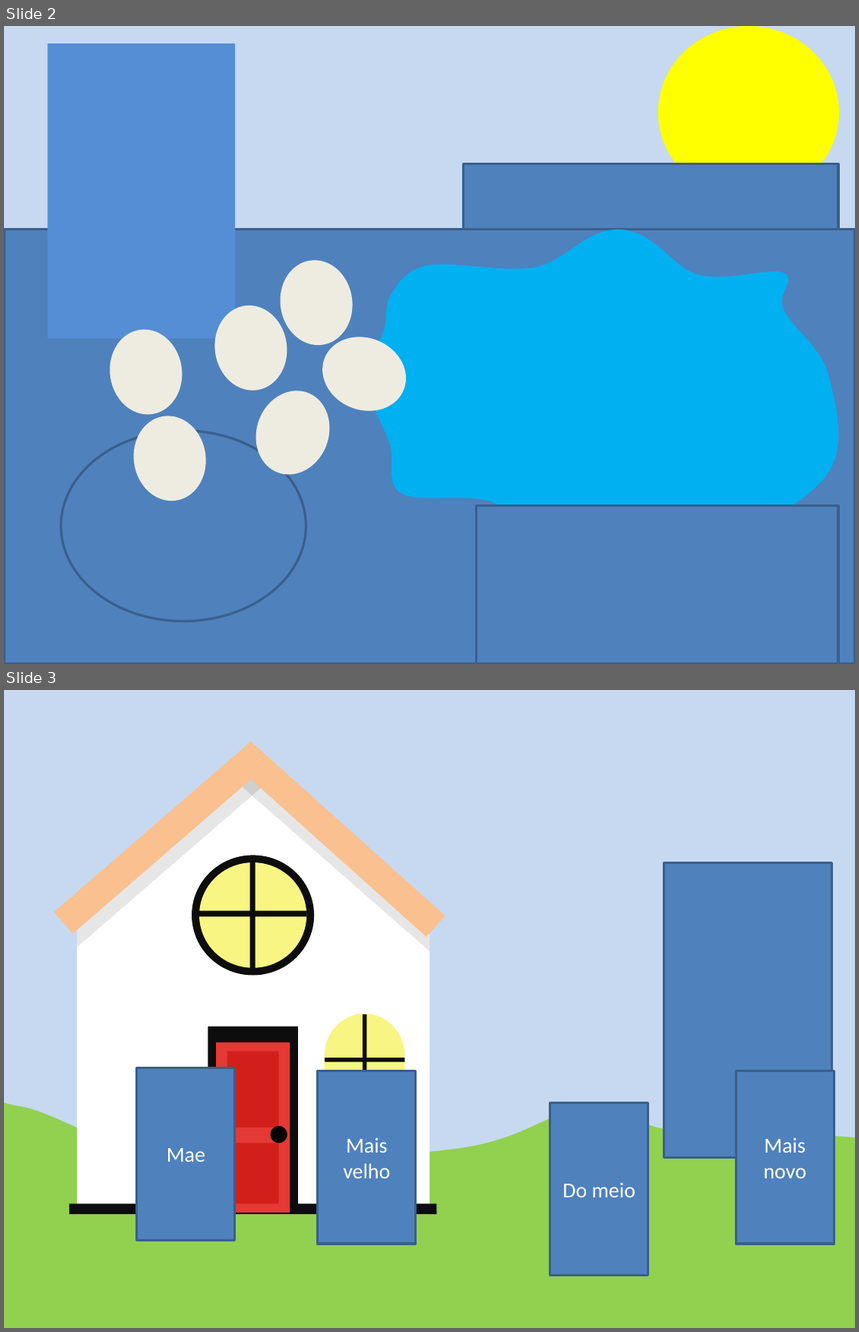
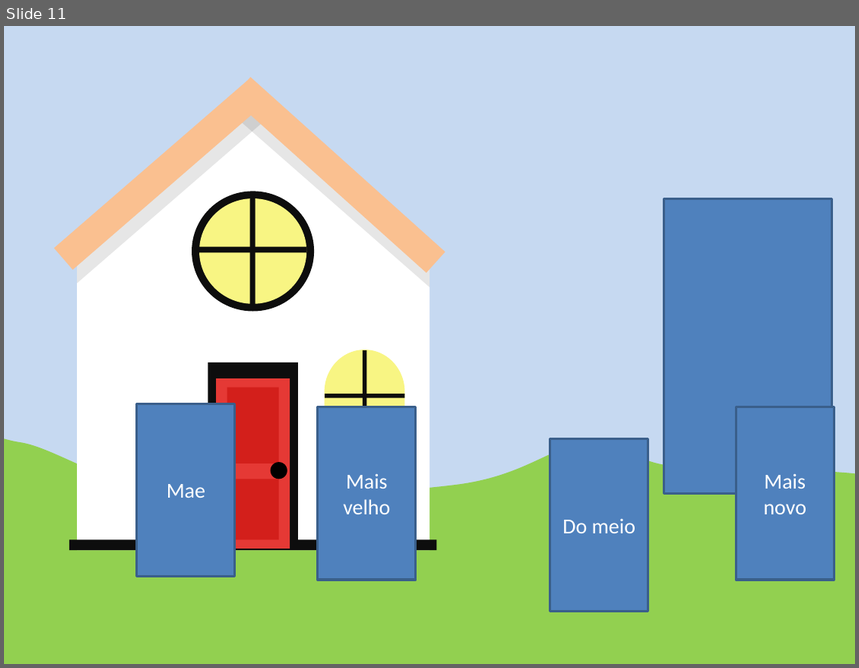
Before and after one commit to gustavoFG28/Ludit, a slide deck: Historias/fundos.pptx. Shown one above the other, each under a label of ours: slides 2 and 3 before the commit, slide 11 after it. The pictures are 859x1332 and 859x668 pixels, drawn with LibreOffice and Linux fonts; fonts in the diff are those of the drawing. Boxes give left, top, right and bottom in pixels: in the first picture for what was removed or moved away, otherwise in the second. Text is boxed around its words. In the diff, an @@ line names an element or a change of style, - is before the commit and + after.

```diff
--- a/Historias/fundos.pptx
+++ b/Historias/fundos.pptx
@@ slide 2 removed at (x1=4, y1=26, x2=855, y2=664), background #C6D9F1 @@
@@ rectangle removed at (x1=47, y1=44, x2=235, y2=338) @@
@@ ellipse removed at (x1=658, y1=26, x2=840, y2=199) @@
@@ rectangle removed at (x1=463, y1=164, x2=838, y2=230) @@
@@ rectangle removed at (x1=4, y1=230, x2=855, y2=664) @@
@@ freeform shape removed at (x1=366, y1=230, x2=838, y2=539) @@
@@ ellipse removed at (x1=275, y1=256, x2=359, y2=350) @@
@@ ellipse removed at (x1=209, y1=300, x2=294, y2=395) @@
@@ ellipse removed at (x1=104, y1=325, x2=189, y2=420) @@
@@ ellipse removed at (x1=312, y1=325, x2=417, y2=423) @@
@@ ellipse removed at (x1=244, y1=380, x2=341, y2=485) @@
@@ ellipse removed at (x1=129, y1=411, x2=212, y2=506) @@
@@ ellipse removed at (x1=61, y1=431, x2=306, y2=622) @@
@@ rectangle removed at (x1=477, y1=506, x2=838, y2=664) @@
@@ what was slide 3 is now slide 11 @@
```
Also in this commit, not shown: 13 slides added, 2 other slides removed, 1 other file.
